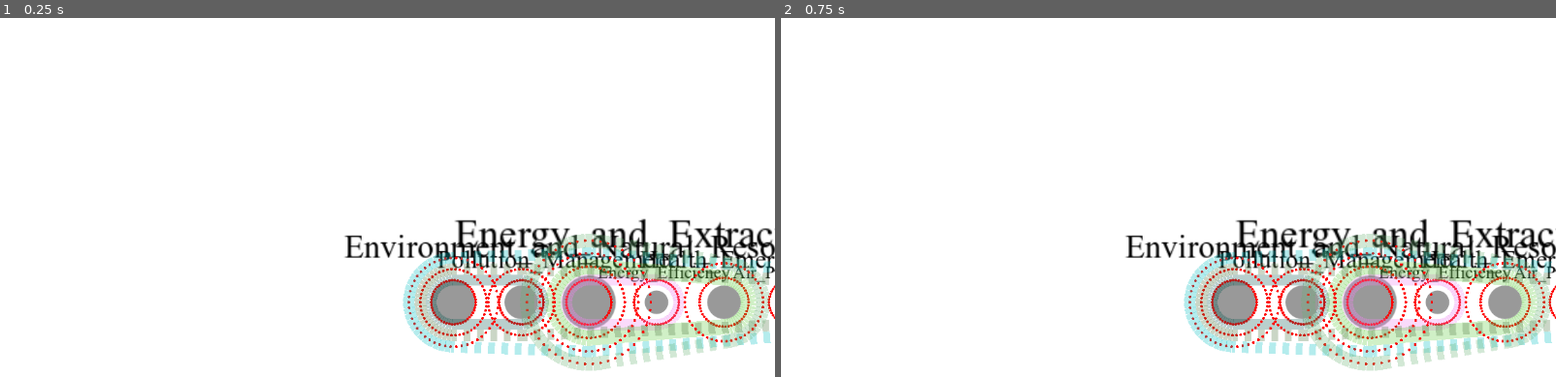
Above: before the commit, frames 1-2 (left to right).
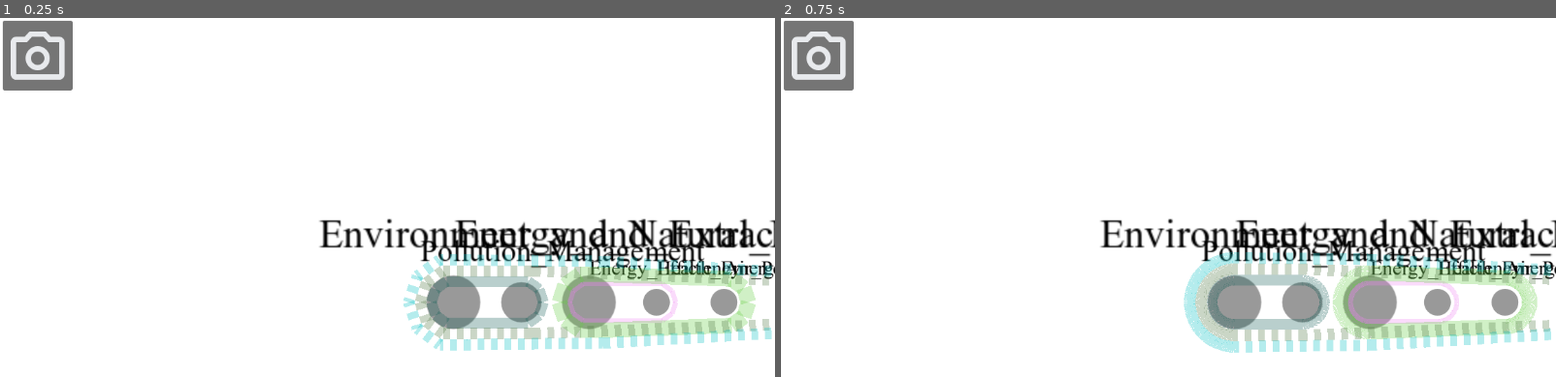
Above: after the commit, the same moments.

Repository: Attila772/hypergodot
Game: Godot game, scene res://main.tscn
The game is run twice, just before and just after one commit, with the same random seed, the same clock (stepped at 60 frames per second) and the same inputs.
Inputs (mouse positions are in pixels of both pictures, inside the frame that each line leads up to):
- Up to frame 1 (0.25 s): no input
- Up to frame 2 (0.75 s): click (819, 53) at 0.52 s

The runs differ from the first frame. In frame 1, 12% of the frame differs, in the area x 0-100%, y 0-99%; in frame 2, 11%.

Commit message:
Ui and screenshot functionality

Diff:
--- a/Camera2D.gd
+++ b/Camera2D.gd
@@ -7,6 +7,8 @@
 var drag_last_position: Vector2
 
 func _ready():
+	var dir = DirAccess.open("user://")
+	dir.make_dir("screenshots")
 	# Initial setup if needed
 	pass
 
@@ -41,3 +43,25 @@
 		# Move the camera based on the drag
 		position += drag_delta
 		drag_last_position = drag_current_position
+
+
+func _on_button_button_up() -> void:
+	get_parent().get_node("CanvasLayer2").get_node("Button").visible = false
+	# Enable high-quality mode
+	Global.high_quality = true
+	queue_redraw()
+	await RenderingServer.frame_post_draw  # Wait for the high-quality redraw
+	# Capture the screenshot
+	var image = get_viewport().get_texture().get_image()
+
+	var dir = DirAccess.open("user://screenshots")
+	var c= 0
+	for n in dir.get_files():
+		c+=1
+	image.save_png("user://screenshots/ss" +str(c)+ ".png")
+
+
+	# Revert back to normal mode
+	Global.high_quality = false
+	get_parent().get_node("CanvasLayer2").get_node("Button").visible = true
+	pass # Replace with function body.
--- a/Global.gd
+++ b/Global.gd
@@ -2,6 +2,7 @@
 
 var group_dictionary = {}
 var group_count = 0
+var high_quality = false
 
 # Function to initialize the groups from a list of group names
 func initialize_groups(group_names: Array):
--- a/HyperEdge.gd
+++ b/HyperEdge.gd
@@ -5,6 +5,7 @@
 var width = 5
 var dragging = false
 var group = ""
+var point_count = 50
 
 func _ready():
 	pass
@@ -20,6 +21,10 @@
 		else:
 			dragging = false  # Stop dragging
 			queue_redraw()  # Optionally, queue a redraw when you stop dragging
+
+
+
+
 func _draw():
 	var points = []
 	for node_id in nodes:
@@ -28,10 +33,19 @@
 		if node:
 			var center = node.position
 			var radius = nodes[node_id]
-			points += generate_circle_points(center, radius,50)  # Generate circle points
+
+
+			var config = ConfigFile.new()
+			var err = config.load("res://conf.cfg")
+			if err == OK:
+				# Get the edge_width value from the config file
+				point_count = config.get_value("graph_settings", "point_count", 2.0)
+			if Global.high_quality:
+				point_count = 300
+			points += generate_circle_points(center, radius,point_count)  # Generate circle points
 			# Draw each point as a small circle for visibility
-			for point in points:
-				draw_circle(point, 2, Color(1, 0, 0))  # Red color, radius 2
+			#for point in points:
+			#	draw_circle(point, 2, Color(1, 0, 0))  # Red color, radius 2
 
 	# Compute the convex hull of the points
 	var hull = andrew_monotone_chain(points)
--- /dev/null
+++ b/conf.cfg
@@ -0,0 +1,15 @@
+[graph_settings]
+point_count = 10
+edge_width_expression = "pow(support, 0.35)"
+
+
+# point_count sets the number of points that will be generated around the nodes in order to calculate the curve,
+# More points mean a nicer curve, for the cost of more processing power.
+# edge_width_expression is a customizable expression that will apply to the width of the hyper edes.  For ex.:
+# edge_width_expression = "20.0"   will set the widths to be 20
+# Usable variables:
+# support : Support or weight of the edge
+# node_count: The count of how many nodes are in the given edge
+# total_nodes: How many nodes are in the full hypergraph
+# on the expressions themselves look up the godot documentation's expression page:
+# https://docs.godotengine.org/en/latest/tutorials/scripting/evaluating_expressions.html
--- /dev/null
+++ b/default_env.tres
@@ -0,0 +1,7 @@
+[gd_resource type="Environment" load_steps=2 format=2]
+
+[sub_resource type="ProceduralSky" id=1]
+
+[resource]
+background_mode = 2
+background_sky = SubResource( 1 )
--- a/main.gd
+++ b/main.gd
@@ -124,9 +124,28 @@
 
 		hyperedge_instance.add_to_group("edges")
 		hyperedge_instance.name = str(edge_id)
-
+		var config = ConfigFile.new()
+		var expression = Expression.new()
+		var err = config.load("res://conf.cfg")
+		var expression_text = config.get_value("graph_settings", "edge_width_expression")
+		print(expression_text)
+
+		var error = expression.parse(expression_text, ["support", "node_count", "total_nodes"])
+
+		if error != OK:
+			$AcceptDialog.window_title = "Error"
+			$AcceptDialog.dialog_text = "The expression cannot be parsed: " + error
+			$AcceptDialog.get_ok().text = "Close"
+			$AcceptDialog.popup_centered()
 		# Set the width of the hyperedge based on the support value
-		hyperedge_instance.width = pow(edges[edge_id]["support"], 0.35)
+		var result = expression.execute([edges[edge_id]["support"], edge_data["nodes"].size(), nodes.size()] )
+		if result == null:
+			$AcceptDialog.title = "Error"
+			$AcceptDialog.dialog_text = "The expression cannot be parsed:  Error" + str(error)
+			$AcceptDialog.ok_button_text = "Close"
+			$AcceptDialog.popup_centered()
+			return 1.0
+		hyperedge_instance.width = result
 
 		# Add the hyperedge instance to the scene tree
 		add_child(hyperedge_instance)
--- a/main.tscn
+++ b/main.tscn
@@ -1,16 +1,17 @@
-[gd_scene load_steps=3 format=3 uid="uid://2f8fvrck2f38"]
+[gd_scene load_steps=4 format=3 uid="uid://2f8fvrck2f38"]
 
 [ext_resource type="Script" path="res://main.gd" id="1_1hwno"]
 [ext_resource type="Script" path="res://Camera2D.gd" id="2_iiqxp"]
+[ext_resource type="Texture2D" uid="uid://m1iltai5tk4w" path="res://camera.png" id="3_rymd3"]
 
 [node name="Node2D" type="Node2D"]
 script = ExtResource("1_1hwno")
 
 [node name="ColorRect" type="ColorRect" parent="."]
-offset_left = -8559.0
-offset_top = -6223.0
-offset_right = 9085.0
-offset_bottom = 6156.0
+offset_left = -9305.0
+offset_top = -6418.0
+offset_right = 8339.0
+offset_bottom = 5961.0
 
 [node name="CanvasLayer" type="CanvasLayer" parent="."]
 
@@ -22,3 +23,17 @@
 
 [node name="Camera2D" type="Camera2D" parent="."]
 script = ExtResource("2_iiqxp")
+
+[node name="AcceptDialog" type="AcceptDialog" parent="."]
+
+[node name="CanvasLayer2" type="CanvasLayer" parent="."]
+layer = 3
+
+[node name="Button" type="Button" parent="CanvasLayer2"]
+offset_left = 4.0
+offset_top = 4.0
+offset_right = 108.0
+offset_bottom = 108.0
+icon = ExtResource("3_rymd3")
+
+[connection signal="button_up" from="CanvasLayer2/Button" to="Camera2D" method="_on_button_button_up"]
--- a/project.godot
+++ b/project.godot
@@ -12,12 +12,19 @@
 
 config/name="Hypergodot"
 run/main_scene="res://main.tscn"
+config/use_custom_user_dir=true
+config/custom_user_dir_name="screenshots"
 config/features=PackedStringArray("4.3", "Forward Plus")
 config/icon="res://icon.svg"
 
 [autoload]
 
 Global="*res://Global.gd"
+MaterialIconsDB="*res://addons/material-design-icons/icons/icons.gd"
+
+[debug]
+
+settings/stdout/print_fps=true
 
 [display]
 
@@ -29,7 +36,7 @@
 
 [editor_plugins]
 
-enabled=PackedStringArray()
+enabled=PackedStringArray("res://addons/material-design-icons/plugin.cfg")
 
 [input]
 
Not shown, added: .gdignore
Binary file added: camera.png
Not shown, added: camera.png.import
Binary file added: icon.png
Not shown, added: icon.png.import
Not shown, changed: patterns.txt
Not shown, added: screenshot_export.png.import
Not shown, added: screenshot_if.png.import
Not shown, added: .github/FUNDING.yml
Not shown, added: .github/ISSUE_TEMPLATE/bug_report.md
Not shown, added: .github/ISSUE_TEMPLATE/feature_request.md
Not shown, added: LICENSE
(and 1 more such lines)
